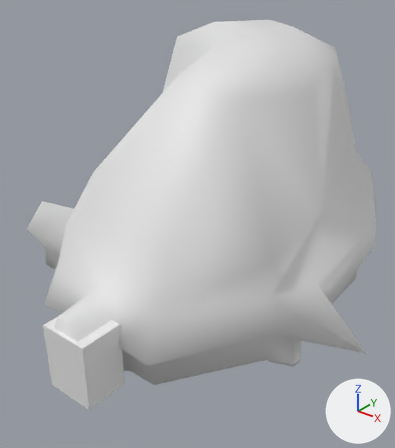
An edit to the Blender file assets/scenes/playerhome_outside.blend, drawn before and after from the same camera.
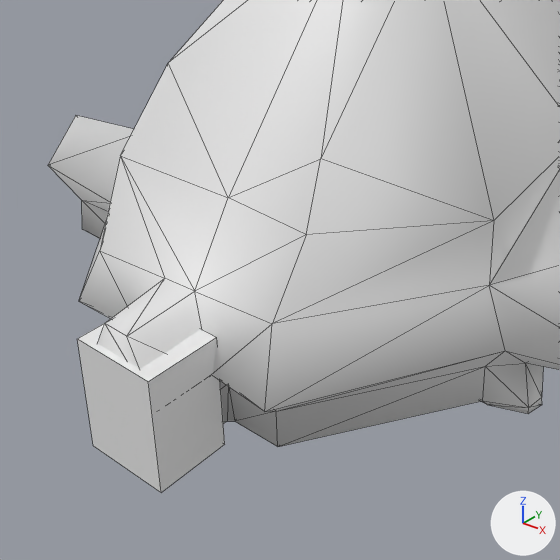
Each version appears first whole from a camera (50 mm lens) standing at (47.1, -60.2, 48.8) and looking at (-0.7, -0.4, 11.7), and next in a close-up on the part from 0% to 79% of the width and 31% to 100% of the height. The axes (+X, +Y, +Z) are drawn at lower right. The lights are the same throughout. The close-ups show mesh edges as thin lines. Objects named as collision shapes, trigger or cutter boxes, shadow casters or lower levels of detail are left out.

The first close-up shows 'environment', 'main_entrance_loading_zone'.
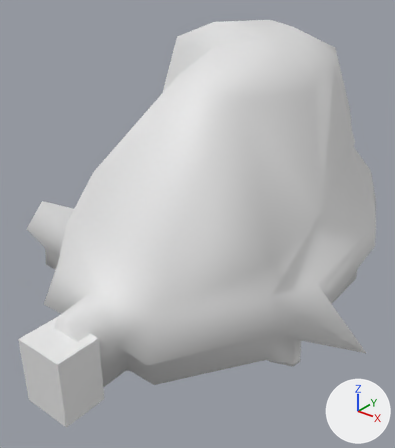
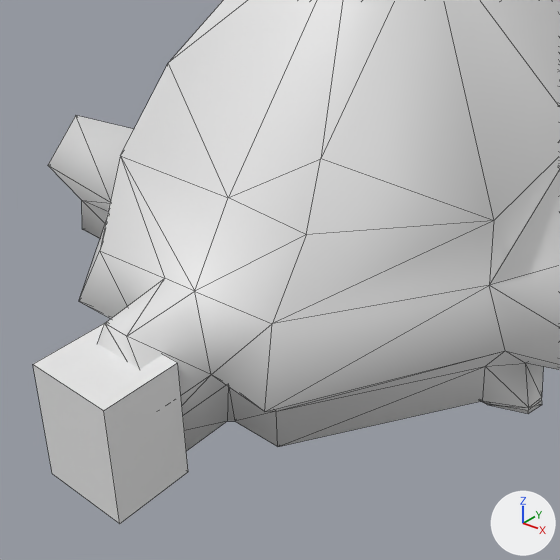
Edits to the scene script, one JSON object a line:
```json
{"block": "me_plane", "where": "# used by ob_environment; location = (0.0, 0.0, 0.0)"}
{"op": "remove", "block": "me_plane", "code": "me_plane.from_pydata(...)  # 695 vertices, 1297 faces; spans x -32.1..29.6, y -27.8..39.0, z -2.7..40.3"}
{"op": "add", "block": "me_plane", "code": "me_plane.from_pydata(...)  # 839 vertices, 1405 faces; spans x -32.1..29.6, y -27.8..39.0, z -2.7..40.3"}
{"block": "me_plane", "change": "me_plane part 1"}
{"block": "me_plane", "change": "12 faces are deleted"}
{"block": "me_plane", "change": "139 vertices are added at x -32.1..29.6, y -16.1..36.6, z -1.7..21.7"}
{"block": "me_plane", "change": "5 new vertices lie (0.4, 0.0, 0.0) away from vertices in x -10.4..12.9, y -0.2..25.6, z -0.9..0.0"}
{"block": "me_plane", "change": "6 new faces join them, mat_materials_buildings_wall"}
{"block": "me_plane", "change": "2 new faces join them, mat_materials_forest_treetrunks"}
{"block": "me_plane", "change": "6 new faces join them, mat_materials_forest_plants"}
{"block": "me_plane", "change": "4 new faces join them, mat_materials_buildings_lantern"}
{"block": "me_plane", "change": "14 new faces join them, mat_materials_forest_water"}
{"block": "me_plane", "change": "10 new faces join them, mat_materials_forest_grassplane2"}
{"block": "me_plane", "change": "28 new faces join them, mat_materials_forest_grassplane1"}
{"block": "me_plane", "change": "30 new faces join them, mat_materials_forest_rocks_top"}
{"block": "me_plane", "change": "12 new faces join them, mat_materials_forest_waterfall"}
{"block": "me_plane", "change": "8 new faces join them, mat_materials_buildings_smoke"}
{"op": "remove", "block": "me_plane", "code": "me_plane.materials.append(mat_materials_forest_leaves)"}
{"op": "add", "block": "me_plane", "code": "me_plane.materials.append(mat_materials_forest_plants)"}
{"op": "add", "block": "me_plane", "code": "me_plane.materials.append(mat_materials_forest_grassplane1)"}
{"op": "add", "block": "me_plane", "code": "me_plane.materials.append(mat_materials_forest_grassplane2)"}
{"op": "add", "block": "me_plane", "code": "me_plane.materials.append(mat_materials_buildings_smoke)"}
{"op": "add", "block": "me_plane", "code": "me_plane.materials.append(mat_materials_forest_waterfall)"}
{"op": "add", "block": "me_plane", "code": "me_plane.materials.append(mat_materials_forest_water)"}
{"op": "set", "path": "ob_main_entrance_loading_zone.location", "old": "(0.9, -24.2, -2.1)", "new": "(0.9, -27.8, -2.1)"}
```

Changed parts and their boxes (x1, y1, x2, y2) in the close-ups (560 x 560 px):
```json
{"object": "environment", "change": "reshaped", "before": [48, 0, 560, 447], "after": [48, 0, 560, 451]}
{"object": "main_entrance_loading_zone", "change": "moved", "before": [77, 323, 225, 492], "after": [33, 323, 188, 524]}
{"part": 1, "of": "me_plane", "change": "built on", "before": [48, 115, 134, 202], "after": [48, 115, 524, 410]}
```
